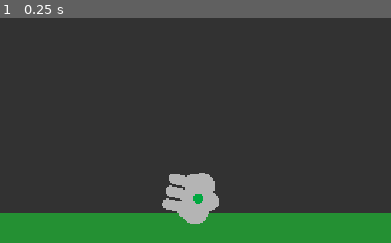
Above: before the commit, frame 1.
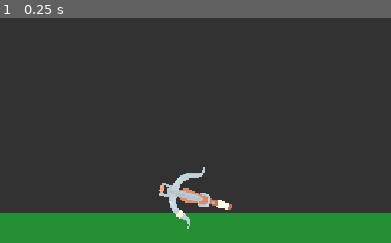
Above: after the commit, the same moment.

Repository: ArrowTheFighter/Missile-Inc
Game: Godot game, scene res://Objects/MainScenes/Level_Reload.tscn
Same seed, same stepped clock (60 frames per second), same inputs: the game is played once before the commit and once after it.
Inputs:
- Up to frame 1 (0.25 s): no input
The pictures show only the part of the screen within x 39-89%, y 50-100%; the shares and areas given below are measured in that part.

The runs differ from the first frame. In frame 1, 2.5% of the frame differs, in the area x 40-60%, y 66-94%.

Commit message:
added crossbow and explosion particles

Diff:
--- a/Objects/Bullets/BaseBulletAbstract/BulletBase.gd
+++ b/Objects/Bullets/BaseBulletAbstract/BulletBase.gd
@@ -6,6 +6,9 @@
 @export var damage_strength := 1
 @export var deal_damage_on_touch := true
 var target_pos : Vector3
+
+@export_category("Death Particle")
+@export var death_particle : PackedScene
 
 
 func _ready() -> void:
--- a/Objects/Bullets/ExplodingBullet/exploding_bullet.tscn
+++ b/Objects/Bullets/ExplodingBullet/exploding_bullet.tscn
@@ -1,6 +1,7 @@
-[gd_scene load_steps=9 format=3 uid="uid://dx0qam1hilnr6"]
+[gd_scene load_steps=10 format=3 uid="uid://dx0qam1hilnr6"]
 
 [ext_resource type="Script" uid="uid://djfxwabnf6k6k" path="res://Objects/Bullets/ExplodingBullet/exploding_bullet_script.gd" id="1_fpbu3"]
+[ext_resource type="PackedScene" uid="uid://dqcfb008vw3tv" path="res://Objects/Particles/ExposionParticle/explosion_particle.tscn" id="2_7b1pq"]
 [ext_resource type="Texture2D" uid="uid://bst1xhlmsxkjo" path="res://Textures/Duck_14x14.png" id="2_rbg31"]
 
 [sub_resource type="StandardMaterial3D" id="StandardMaterial3D_v7oki"]
@@ -30,6 +31,7 @@
 Explosion_Area = NodePath("ExplosionArea")
 CollisionArea = NodePath("Area3D")
 deal_damage_on_touch = false
+death_particle = ExtResource("2_7b1pq")
 
 [node name="MeshInstance3D" type="MeshInstance3D" parent="."]
 visible = false
--- a/Objects/Bullets/ExplodingBullet/exploding_bullet_script.gd
+++ b/Objects/Bullets/ExplodingBullet/exploding_bullet_script.gd
@@ -23,6 +23,10 @@
 		if area.get_parent() != null:
 			if area.get_parent().has_method("take_damage"):
 				area.get_parent().call("take_damage",1)
+	if death_particle != null:
+		var instanced_death_particle = death_particle.instantiate()
+		get_tree().root.add_child(instanced_death_particle)
+		instanced_death_particle.global_position = global_position
 	queue_free()
 
 func Explosion_Area_Entered(area : Area3D):
--- a/Objects/Controls/BaseControlAbstract/base_control_abstract.gd
+++ b/Objects/Controls/BaseControlAbstract/base_control_abstract.gd
@@ -2,9 +2,12 @@
 extends Node3D
 
 var selected := false
+var locked := false
 var control_value := 0.0
+
 @export_category("Control Settings")
 @export var Input_Area : Area3D
+@export var invert_locked := false
 
 signal onValueChanged(float)
 
@@ -17,6 +20,7 @@
 	onValueChanged.emit(value)
 
 func _on_input_event(camera: Node, event: InputEvent, event_position: Vector3, normal: Vector3, shape_idx: int) -> void:
+	if locked: return
 	if event is InputEventMouseButton:
 		if event.button_index == 1 and event.pressed:
 			selected = true
@@ -25,3 +29,9 @@
 	if event is InputEventMouseButton:
 		if event.button_index == 1 and !event.pressed and selected:
 			selected = false
+
+func set_locked(value : bool):
+	if invert_locked:
+		locked = !value
+	else:
+		locked = value
--- a/Objects/Controls/Lever/lever_scene.tscn
+++ b/Objects/Controls/Lever/lever_scene.tscn
@@ -33,5 +33,3 @@
 transform = Transform3D(0.22474706, 0, 0, 0, -4.371139e-08, -0.6178216, 0, 1, -2.700584e-08, -0.022983551, 0.62631536, 0.0029689074)
 mesh = SubResource("PlaneMesh_r3fl7")
 skeleton = NodePath("../..")
-
-[connection signal="input_event" from="Area3D2" to="." method="_on_input_event"]
--- a/Objects/Gun/gun_scene.tscn
+++ b/Objects/Gun/gun_scene.tscn
@@ -1,6 +1,7 @@
-[gd_scene load_steps=7 format=3 uid="uid://1e44ftnnuyib"]
+[gd_scene load_steps=8 format=3 uid="uid://1e44ftnnuyib"]
 
 [ext_resource type="Script" uid="uid://dl2mid72wii7w" path="res://Objects/Gun/gun_script.gd" id="1_lpc8u"]
+[ext_resource type="PackedScene" uid="uid://c5w6hfbm4me5x" path="res://Meshes/crossbow_2handed.fbx" id="2_m4tng"]
 
 [sub_resource type="SphereMesh" id="SphereMesh_ob047"]
 radius = 0.4
@@ -25,36 +26,48 @@
 
 [node name="MeshInstance3D" type="MeshInstance3D" parent="."]
 transform = Transform3D(1, 0, 0, 0, 1, 0, 0, 0, 1, 0, 0.23126423, 0)
+visible = false
 mesh = SubResource("SphereMesh_ob047")
 
 [node name="ReadyToFire" type="MeshInstance3D" parent="."]
 transform = Transform3D(1, 0, 0, 0, 1, 0, 0, 0, 1, 0, 0.04019852, 0.45771784)
+visible = false
 mesh = SubResource("SphereMesh_4foi7")
 
 [node name="MeshInstance3D8" type="MeshInstance3D" parent="."]
 transform = Transform3D(1, 0, 0, 0, 1, 0, 0, 0, 1, 0, -0.26576757, 0)
+visible = false
 mesh = SubResource("SphereMesh_ob047")
 
 [node name="MeshInstance3D2" type="MeshInstance3D" parent="."]
 transform = Transform3D(1, 0, 0, 0, 1, 0, 0, 0, 1, -0.5, 0.23126423, 0)
+visible = false
 mesh = SubResource("SphereMesh_ob047")
 
 [node name="MeshInstance3D3" type="MeshInstance3D" parent="."]
 transform = Transform3D(1, 0, 0, 0, 1, 0, 0, 0, 1, 0.5, 0.23126423, 0)
+visible = false
 mesh = SubResource("SphereMesh_ob047")
 
 [node name="MeshInstance3D4" type="MeshInstance3D" parent="."]
 transform = Transform3D(1, 0, 0, 0, 1, 0, 0, 0, 1, 0, 0.8375565, 0)
+visible = false
 mesh = SubResource("CapsuleMesh_lpc8u")
 
 [node name="MeshInstance3D5" type="MeshInstance3D" parent="."]
 transform = Transform3D(1, 0, 0, 0, 1, 0, 0, 0, 1, 0.5, 0.83726424, 0)
+visible = false
 mesh = SubResource("CapsuleMesh_lpc8u")
 
 [node name="MeshInstance3D6" type="MeshInstance3D" parent="."]
 transform = Transform3D(1, 0, 0, 0, 1, 0, 0, 0, 1, -0.5, 0.83726424, 0)
+visible = false
 mesh = SubResource("CapsuleMesh_lpc8u")
 
 [node name="MeshInstance3D7" type="MeshInstance3D" parent="."]
 transform = Transform3D(-4.371139e-08, 1, 0, -1, -4.371139e-08, 0, 0, 0, 1, 0, 0.02970165, 0)
+visible = false
 mesh = SubResource("CapsuleMesh_4foi7")
+
+[node name="crossbow_2handed" parent="." instance=ExtResource("2_m4tng")]
+transform = Transform3D(-2, 3.019916e-07, 1.3200472e-14, 0, -8.742278e-08, 2, 3.019916e-07, 2, 8.742278e-08, 0, -0.75, 0)
--- a/Objects/Gun/gun_script.gd
+++ b/Objects/Gun/gun_script.gd
@@ -16,8 +16,10 @@
 @export var max_power := 7
 @export_category("Reloading Settings")
 @export var Require_Reloading := false
+signal Ammo_Chamber_State_Changed(bool)
 
 func _ready() -> void:
+	Ammo_Chamber_State_Changed.emit(Ammo_Chamber_Open)
 	Rotate_Gun(0)
 	Power = Default_Power
 	if Use_Crosshair and Crosshair_Obj != null:
@@ -90,8 +92,10 @@
 func Open_Ammo_Chamber(value : float):
 	if !Ammo_Chamber_Open and value > 0.9:
 		Ammo_Chamber_Open = true
+		Ammo_Chamber_State_Changed.emit(true)
 	elif Ammo_Chamber_Open and value < 0.1:
 		Ammo_Chamber_Open = false
+		Ammo_Chamber_State_Changed.emit(false)
 
 func Remove_Empty_Ammo(value : float):
 	if !Ammo_Loaded and Ammo_Shot:
--- a/Objects/MainScenes/Level_Reload.tscn
+++ b/Objects/MainScenes/Level_Reload.tscn
@@ -75,6 +75,7 @@
 
 [node name="Lever3" parent="." instance=ExtResource("1_mf4r1")]
 transform = Transform3D(0.7, 0, 0, 0, 0.7, 0, 0, 0, 0.7, -2.8981564, 0.55046296, 0.515)
+invert_locked = true
 
 [node name="Lever2" parent="." instance=ExtResource("1_mf4r1")]
 transform = Transform3D(0.75, 0, 0, 0, 0.75, 0, 0, 0, 0.75, -4.4973145, -1.2493057, 0.515)
@@ -145,6 +146,7 @@
 [connection signal="onValueChanged" from="Lever3" to="Gun" method="Load_Ammo"]
 [connection signal="onValueChanged" from="Lever3" to="Node3D2/MeshInstance3D4" method="set_cover_position"]
 [connection signal="onValueChanged" from="Lever2" to="TargetCrosshair" method="Set_Y_Position"]
+[connection signal="Ammo_Chamber_State_Changed" from="Gun" to="Lever3" method="set_locked"]
 [connection signal="onValueChanged" from="Button" to="Gun" method="Fire_Gun"]
 [connection signal="onValueChanged" from="Button2" to="Gun" method="Remove_Empty_Ammo"]
 [connection signal="onValueChanged" from="Wheel2" to="Gun" method="Open_Ammo_Chamber"]
--- /dev/null
+++ b/Objects/Particles/ExposionParticle/explosion_particle.tscn
@@ -0,0 +1,54 @@
+[gd_scene load_steps=11 format=3 uid="uid://dqcfb008vw3tv"]
+
+[ext_resource type="Script" uid="uid://qxig84dkf7hn" path="res://Objects/Particles/ExposionParticle/explosion_particle_script.gd" id="1_m7mph"]
+
+[sub_resource type="Curve" id="Curve_cl1cs"]
+_data = [Vector2(0, 1), 0.0, 0.0, 0, 0, Vector2(0.5736196, 1), 0.0, 0.0, 0, 0, Vector2(0.93558276, 0.7404922), -2.3205225, -2.3205225, 0, 0, Vector2(1, 0), 0.0, 0.0, 0, 0]
+point_count = 4
+
+[sub_resource type="CurveTexture" id="CurveTexture_m7mph"]
+curve = SubResource("Curve_cl1cs")
+
+[sub_resource type="Gradient" id="Gradient_thoys"]
+offsets = PackedFloat32Array(0.2, 0.4923077, 1)
+colors = PackedColorArray(1, 1, 1, 1, 1, 0, 0, 1, 0, 0, 0, 1)
+
+[sub_resource type="GradientTexture1D" id="GradientTexture1D_6ljjm"]
+gradient = SubResource("Gradient_thoys")
+
+[sub_resource type="Curve" id="Curve_fhds1"]
+_data = [Vector2(0, 0.77628636), 0.0, 0.6966513, 0, 0, Vector2(0.506135, 1), 0.024722308, 0.024722308, 0, 0, Vector2(1, 0), -4.6467214, 0.0, 0, 0]
+point_count = 3
+
+[sub_resource type="CurveTexture" id="CurveTexture_feyir"]
+curve = SubResource("Curve_fhds1")
+
+[sub_resource type="ParticleProcessMaterial" id="ParticleProcessMaterial_ognxk"]
+angle_min = 1.0728835e-05
+angle_max = 1.0728835e-05
+spread = 180.0
+initial_velocity_min = 2.0
+initial_velocity_max = 3.0
+gravity = Vector3(0, 0, 0)
+damping_min = 3.0000002
+damping_max = 8.0
+scale_min = 0.19999999
+scale_max = 0.19999999
+scale_curve = SubResource("CurveTexture_feyir")
+color_ramp = SubResource("GradientTexture1D_6ljjm")
+alpha_curve = SubResource("CurveTexture_m7mph")
+
+[sub_resource type="StandardMaterial3D" id="StandardMaterial3D_yqtf5"]
+transparency = 1
+vertex_color_use_as_albedo = true
+
+[sub_resource type="SphereMesh" id="SphereMesh_aiv8l"]
+material = SubResource("StandardMaterial3D_yqtf5")
+
+[node name="ExplosionParticle" type="GPUParticles3D"]
+amount = 25
+lifetime = 0.5
+explosiveness = 1.0
+process_material = SubResource("ParticleProcessMaterial_ognxk")
+draw_pass_1 = SubResource("SphereMesh_aiv8l")
+script = ExtResource("1_m7mph")
--- /dev/null
+++ b/Objects/Particles/ExposionParticle/explosion_particle_script.gd
@@ -0,0 +1,8 @@
+extends GPUParticles3D
+
+# Called when the node enters the scene tree for the first time.
+func _ready() -> void:
+	emitting = true
+	await get_tree().create_timer(lifetime).timeout
+	queue_free()
+	pass # Replace with function body.
Binary file added: Meshes/crossbow_1handed.fbx
Not shown, added: Meshes/crossbow_1handed.fbx.import
Binary file added: Meshes/crossbow_2handed.fbx
Not shown, added: Meshes/crossbow_2handed.fbx.import
Binary file added: Meshes/rogue_texture.png
Not shown, added: Meshes/rogue_texture.png.import
Not shown, added: Objects/Particles/ExposionParticle/explosion_particle_script.gd.uid
